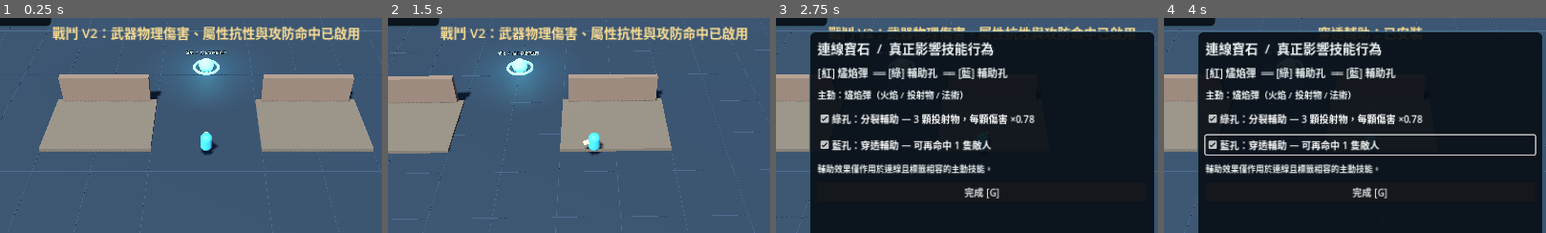
Above: before the commit, frames 1-4 (left to right).
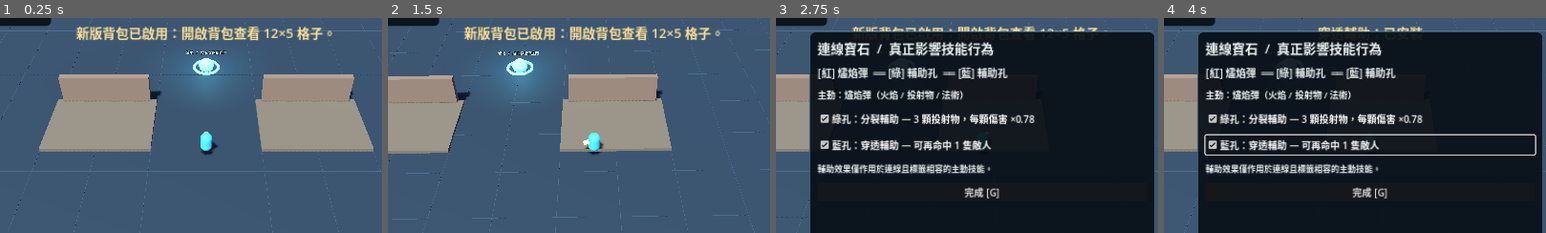
Above: after the commit, the same moments.

Repository: Lucypigr/Riftforge-Godot
Game: Godot game, scene res://scenes/main.tscn
Same seed, same stepped clock (60 frames per second), same inputs: the game is played once before the commit and once after it.
Inputs (mouse positions are % of the whole screen's width and height, from its top left):
- Up to frame 1 (0.25 s): no input
- Up to frame 2 (1.5 s): tap Enter at 0.5 s; move the mouse to (72, 45) at 0.52 s; press the mouse at (72, 45) at 0.53 s; hold D (move_right) 0.53-1.25 s; release the mouse at (72, 45) at 1.25 s; drag from (30, 55) to (45, 70) at 1.27 s
- Up to frame 3 (2.75 s): move the mouse to (60, 28) at 2.02 s; hold D (move_right) from 2.03 s (still down); tap G (gems) at 2.1 s
- Up to frame 4 (4 s): release D (move_right) at 2.75 s; click "藍孔：穿透輔助 — 可再命中 1 隻敵人" at 2.75 s; click "藍孔：穿透輔助 — 可再命中 1 隻敵人" at 3.5 s
The pictures show only the part of the screen within x 23-73%, y 22-72%; the shares and areas given below are measured in that part.

The runs differ from the first frame. In frame 1, 3.8% of the frame differs, in the area x 13-95%, y 3-11%; in frame 2, 3.9%; in frame 3, 1.3%; in frame 4, nothing differs.

Commit message:
Retain Phase 3 scene contract while activating V2 only on Phase 4 branch

Diff:
--- a/scenes/main.tscn
+++ b/scenes/main.tscn
@@ -1,6 +1,6 @@
 [gd_scene load_steps=4 format=3]
 
-[ext_resource type="Script" path="res://scripts/phase4_game.gd" id="2_mobile_game"]
+[ext_resource type="Script" path="res://scripts/phase3_game.gd" id="2_mobile_game"]
 [ext_resource type="Script" path="res://scripts/phase3_mobile_controls.gd" id="3_mobile_controls"]
 [ext_resource type="Script" path="res://scripts/mobile_status.gd" id="4_mobile_status"]
 
